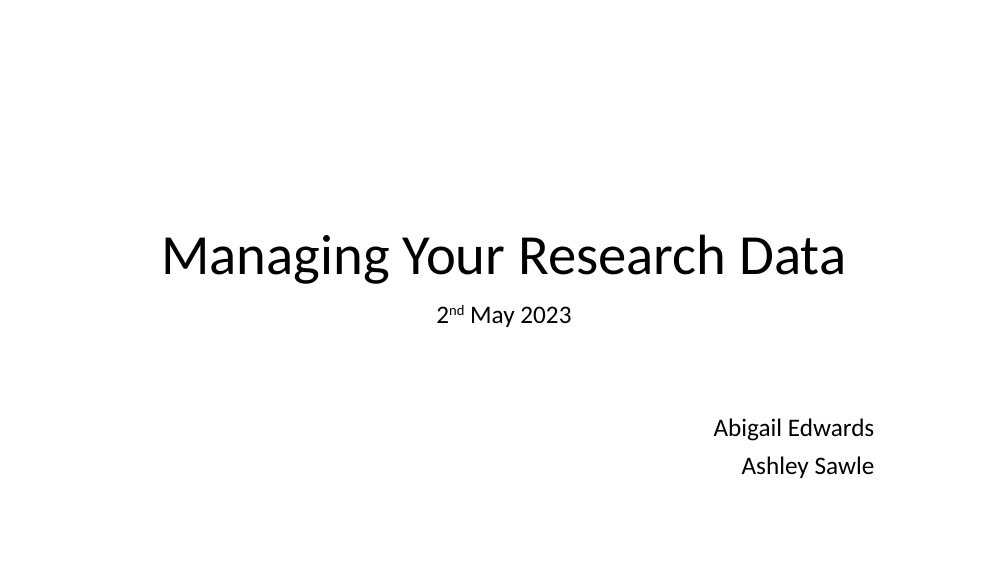
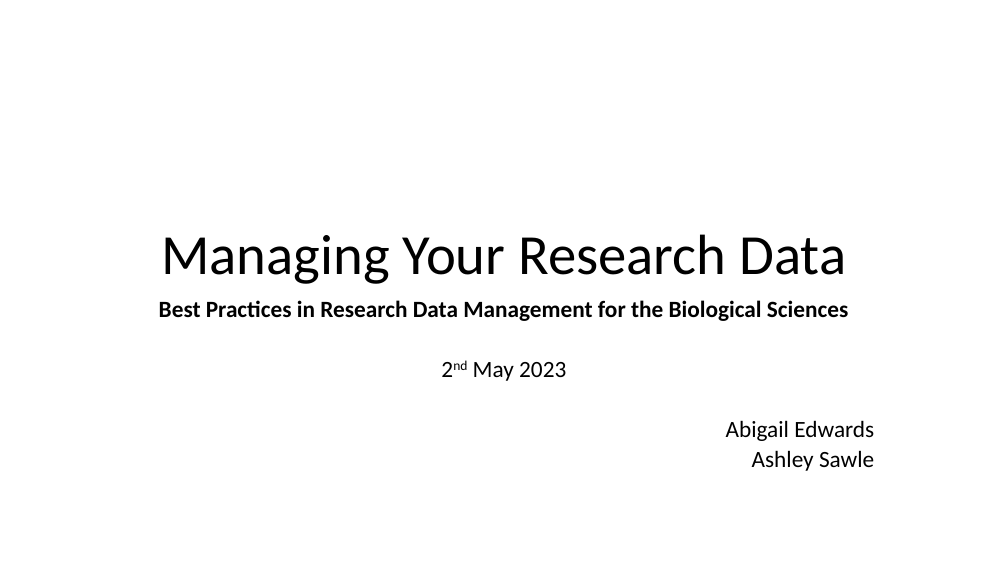
Before and after one commit to bioinformatics-core-shared-training/Managing-your-research-data, a slide deck: slide 1 of data_management.pptx. Drawn at 1008x567 pixels with LibreOffice and Linux fonts; fonts in the diff are those of the drawing; background and template pictures are left out. Boxes give left, top, right and bottom in pixels: in the first picture for what was removed or moved away, otherwise in the second. Text is boxed around its words. In the diff, an @@ line names an element or a change of style, - is before the commit and + after.

```diff
--- a/data_management.pptx
+++ b/data_management.pptx
@@ subtitle at box(159, 300, 848, 321): paragraph added @@
+Best Practices in Research Data Management for the Biological Sciences
@@ subtitle at box(473, 362, 874, 471): size 24 to 22.2 pt in "2nd May 2023", "Abigail Edwards", "Ashley Sawle"; line spacing 0.9 to 0.7 @@
```
Also in this commit, not shown: 1 other file.
